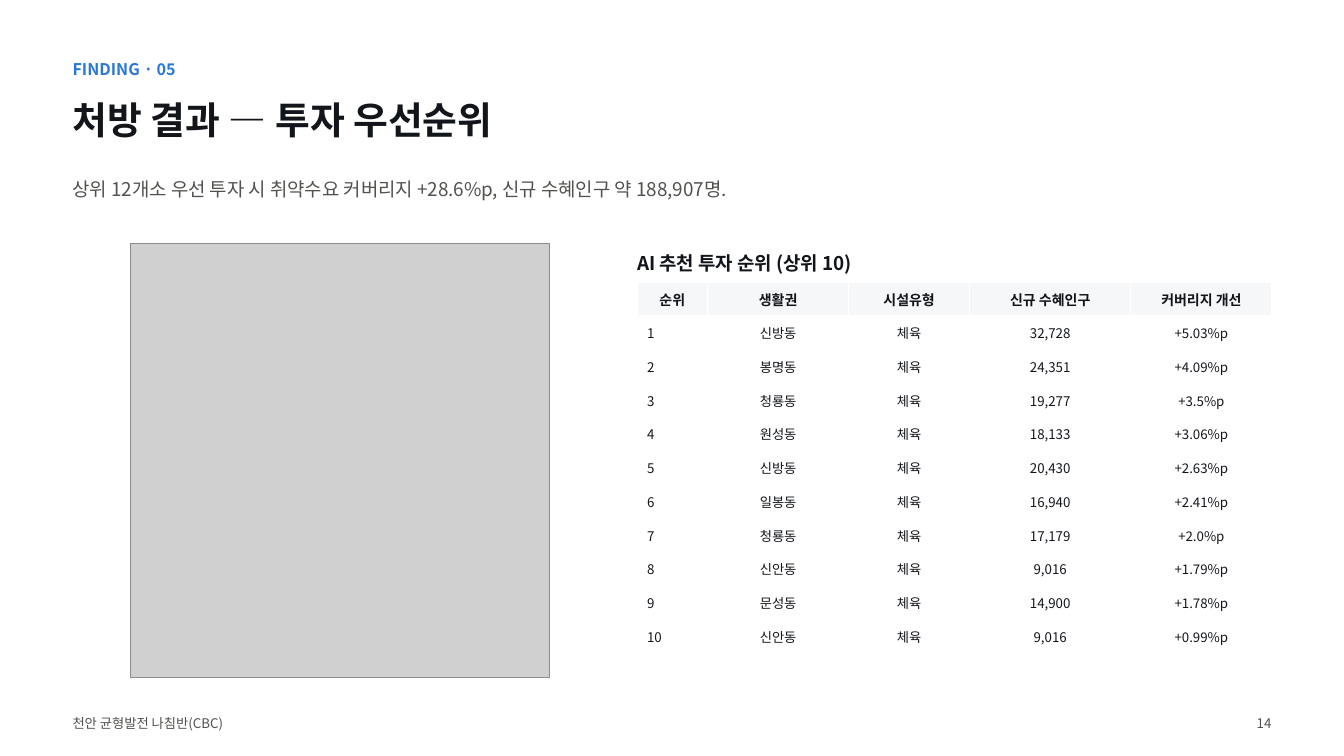
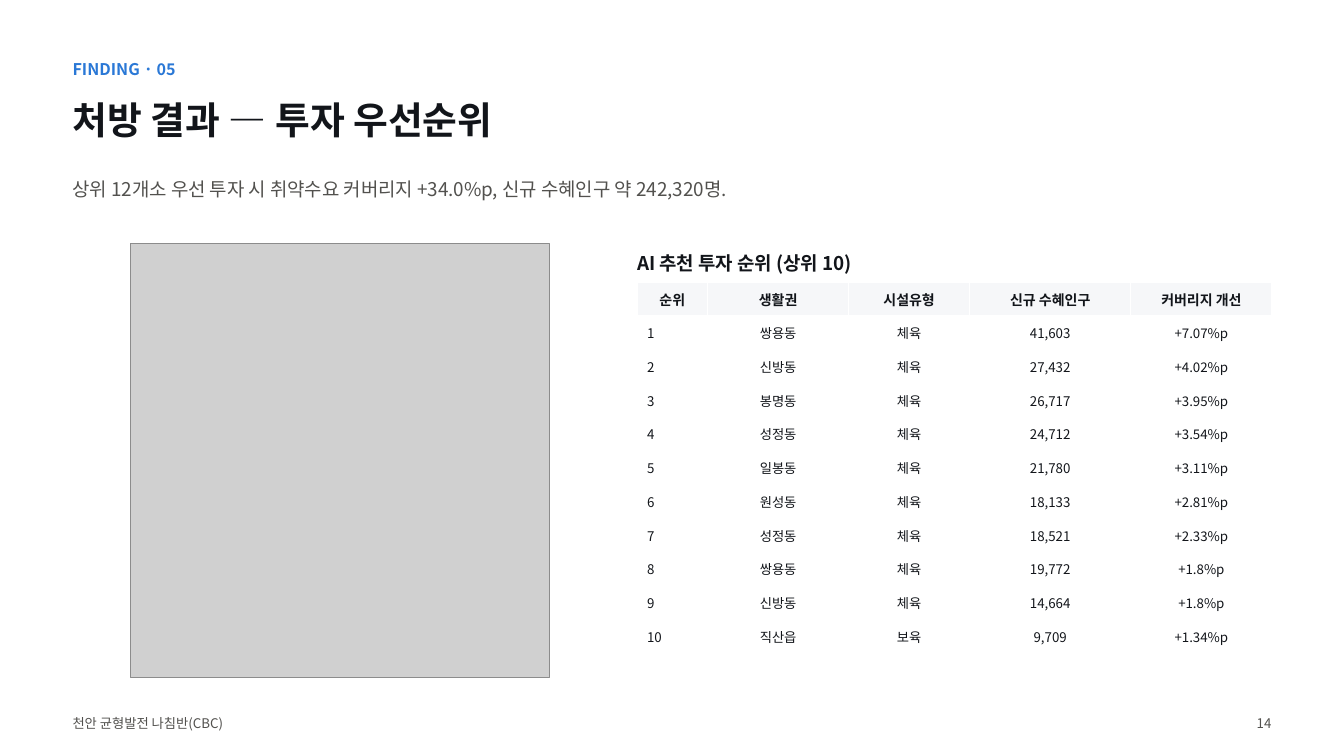
Before and after one commit to BioCode67/2026-AI-, a slide deck: slide 15 of deliverables/기획서_천안균형발전나침반_CBC.pptx. Drawn at 1344x756 pixels with LibreOffice and Linux fonts; fonts in the diff are those of the drawing; grey boxes stand for pictures. Boxes give left, top, right and bottom in pixels: in the first picture for what was removed or moved away, otherwise in the second. Text is boxed around its words. In the diff, an @@ line names an element or a change of style, - is before the commit and + after.

```diff
--- a/deliverables/기획서_천안균형발전나침반_CBC.pptx
+++ b/deliverables/기획서_천안균형발전나침반_CBC.pptx
@@ text at (73, 180, 726, 201): text changed @@
-상위 12개소 우선 투자 시 취약수요 커버리지 +28.6%p, 신규 수혜인구 약 188,907명.
+상위 12개소 우선 투자 시 취약수요 커버리지 +34.0%p, 신규 수혜인구 약 242,320명.
@@ table at (637, 282, 1272, 654) @@
-row 2: 1 | 신방동 | 체육 | 32,728 | +5.03%p
+row 2: 1 | 쌍용동 | 체육 | 41,603 | +7.07%p
-row 3: 2 | 봉명동 | 체육 | 24,351 | +4.09%p
+row 3: 2 | 신방동 | 체육 | 27,432 | +4.02%p
-row 4: 3 | 청룡동 | 체육 | 19,277 | +3.5%p
+row 4: 3 | 봉명동 | 체육 | 26,717 | +3.95%p
-row 5: 4 | 원성동 | 체육 | 18,133 | +3.06%p
+row 5: 4 | 성정동 | 체육 | 24,712 | +3.54%p
-row 6: 5 | 신방동 | 체육 | 20,430 | +2.63%p
+row 6: 5 | 일봉동 | 체육 | 21,780 | +3.11%p
-row 7: 6 | 일봉동 | 체육 | 16,940 | +2.41%p
+row 7: 6 | 원성동 | 체육 | 18,133 | +2.81%p
-row 8: 7 | 청룡동 | 체육 | 17,179 | +2.0%p
+row 8: 7 | 성정동 | 체육 | 18,521 | +2.33%p
-row 9: 8 | 신안동 | 체육 | 9,016 | +1.79%p
+row 9: 8 | 쌍용동 | 체육 | 19,772 | +1.8%p
-row 10: 9 | 문성동 | 체육 | 14,900 | +1.78%p
+row 10: 9 | 신방동 | 체육 | 14,664 | +1.8%p
-row 11: 10 | 신안동 | 체육 | 9,016 | +0.99%p
+row 11: 10 | 직산읍 | 보육 | 9,709 | +1.34%p
```
Also in this commit, not shown: 14 other slides changed, 21 other files.
